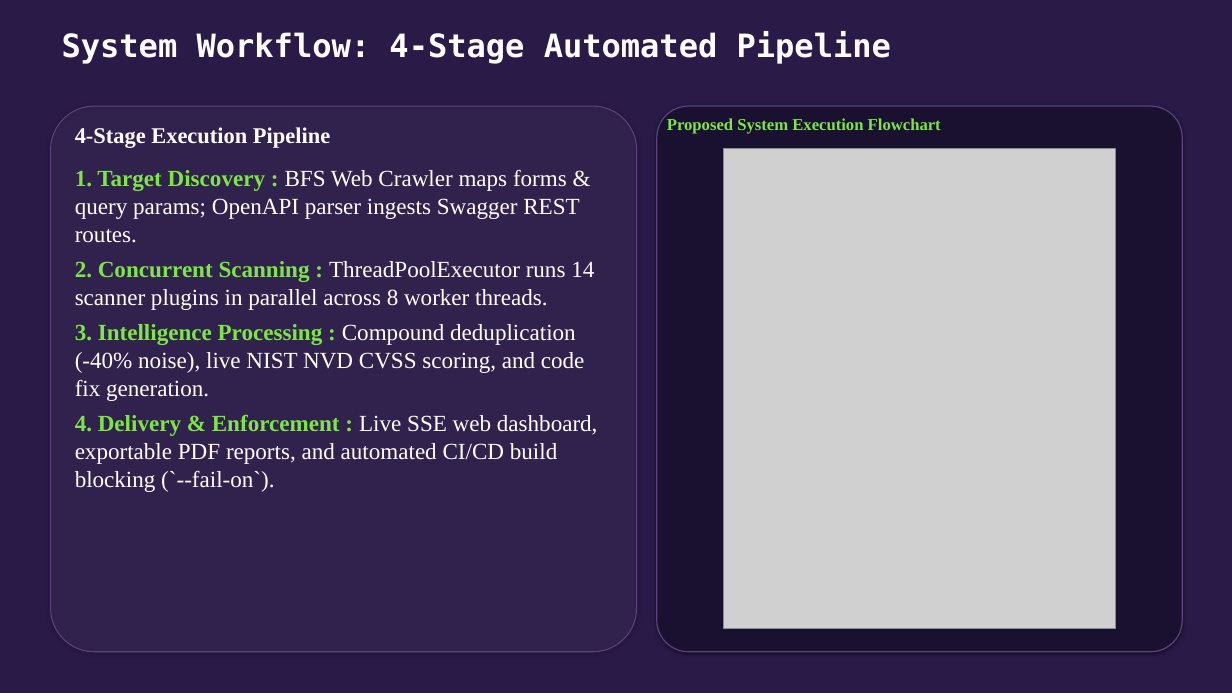
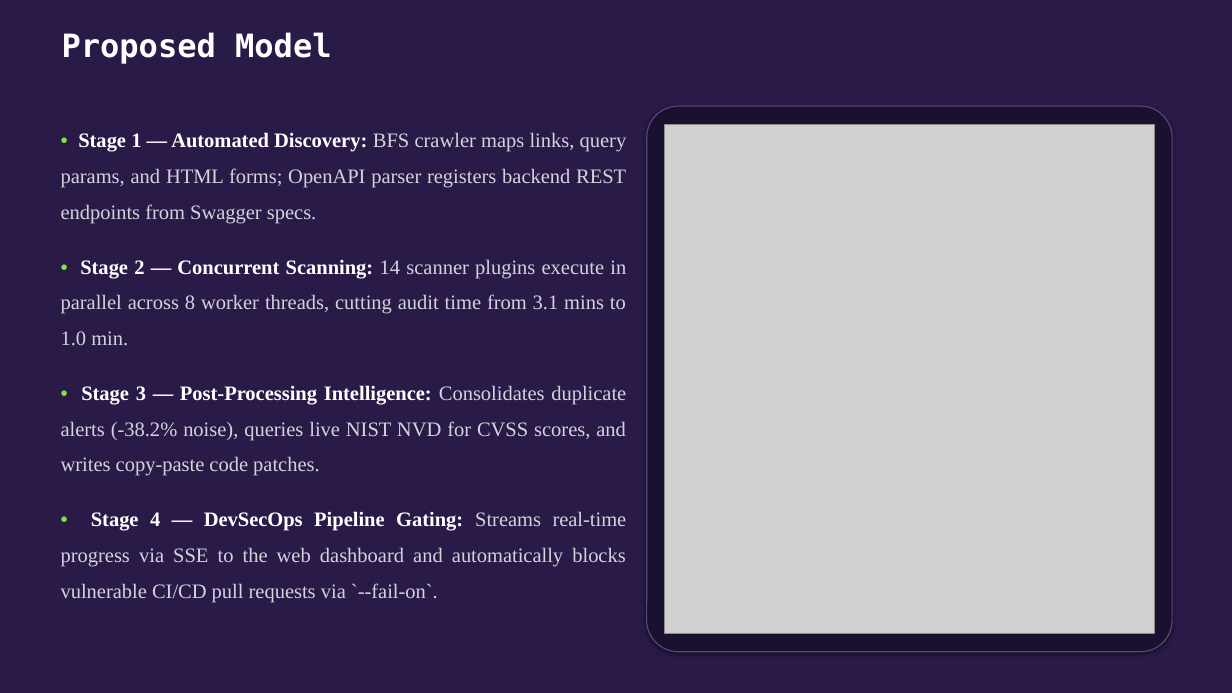
Before and after one commit to NEXUS-888/AutoSecAudit, a slide deck: slide 8 of Presentation/AutoSecAudit - Phase 3 Presentation.pptx. Drawn at 1232x693 pixels with LibreOffice and Linux fonts; fonts in the diff are those of the drawing; grey boxes stand for pictures. Boxes give left, top, right and bottom in pixels: in the first picture for what was removed or moved away, otherwise in the second. Text is boxed around its words. In the diff, an @@ line names an element or a change of style, - is before the commit and + after.

```diff
--- a/Presentation/AutoSecAudit - Phase 3 Presentation.pptx
+++ b/Presentation/AutoSecAudit - Phase 3 Presentation.pptx
@@ text at box(62, 32, 331, 64): text changed @@
-System Workflow: 4-Stage Automated Pipeline
+Proposed Model
@@ rounded rectangle removed at box(51, 106, 637, 653) @@
@@ rounded rectangle: place and size @@
-rounded rectangle at box(657, 106, 1183, 653)
+rounded rectangle at box(647, 106, 1173, 653)
@@ text removed at box(667, 118, 941, 134) @@
-Proposed System Execution Flowchart
@@ text at box(61, 132, 627, 603): text changed; size 18 to 16 pt; text colour #FFFFFF to #D1D5DB @@
-1. Target Discovery : BFS Web Crawler maps forms & query params; OpenAPI parser ingests Swagger REST routes.
-2. Concurrent Scanning : ThreadPoolExecutor runs 14 scanner plugins in parallel across 8 worker threads.
-3. Intelligence Processing : Compound deduplication (-40% noise), live NIST NVD CVSS scoring, and code fix generation.
-4. Delivery & Enforcement : Live SSE web dashboard, exportable PDF reports, and automated CI/CD build blocking (`--fail-on`).
+• Stage 1 — Automated Discovery: BFS crawler maps links, query params, and HTML forms; OpenAPI parser registers backend REST endpoints from Swagger specs.
+• Stage 2 — Concurrent Scanning: 14 scanner plugins execute in parallel across 8 worker threads, cutting audit time from 3.1 mins to 1.0 min.
+• Stage 3 — Post-Processing Intelligence: Consolidates duplicate alerts (-38.2% noise), queries live NIST NVD for CVSS scores, and writes copy-paste code patches.
+• Stage 4 — DevSecOps Pipeline Gating: Streams real-time progress via SSE to the web dashboard and automatically blocks vulnerable CI/CD pull requests via `--fail-on`.
@@ text removed at box(75, 127, 330, 148) @@
-4-Stage Execution Pipeline
@@ picture: place and size @@
-picture at box(724, 149, 1116, 629)
+picture at box(665, 124, 1154, 634)
```
Also in this commit, not shown: 12 other slides changed, 6 slides added, 7 slides removed, 41 other files.
